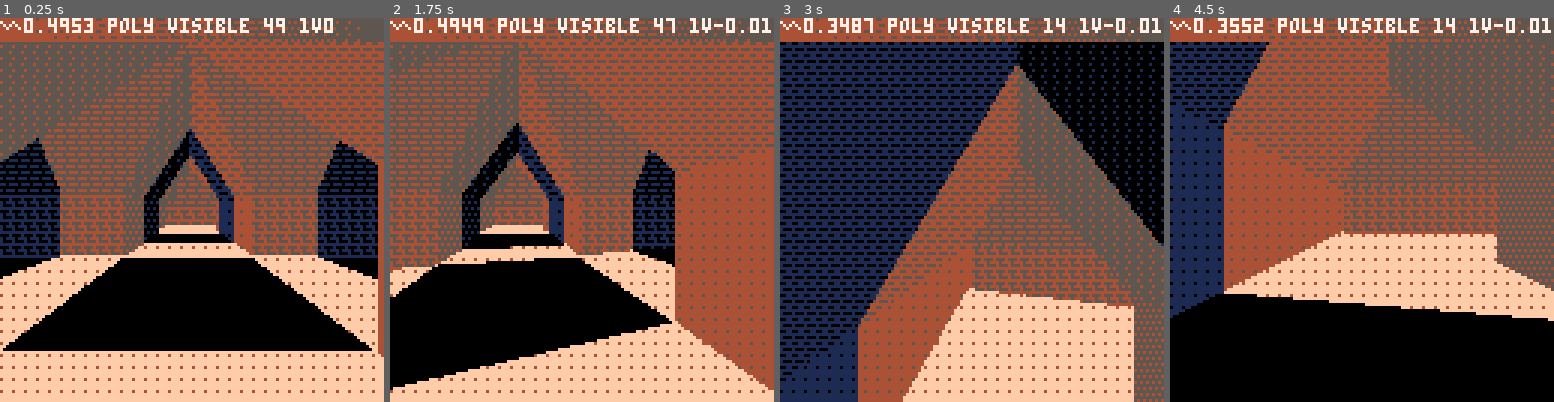
Above: before the commit, frames 1-4 (left to right).
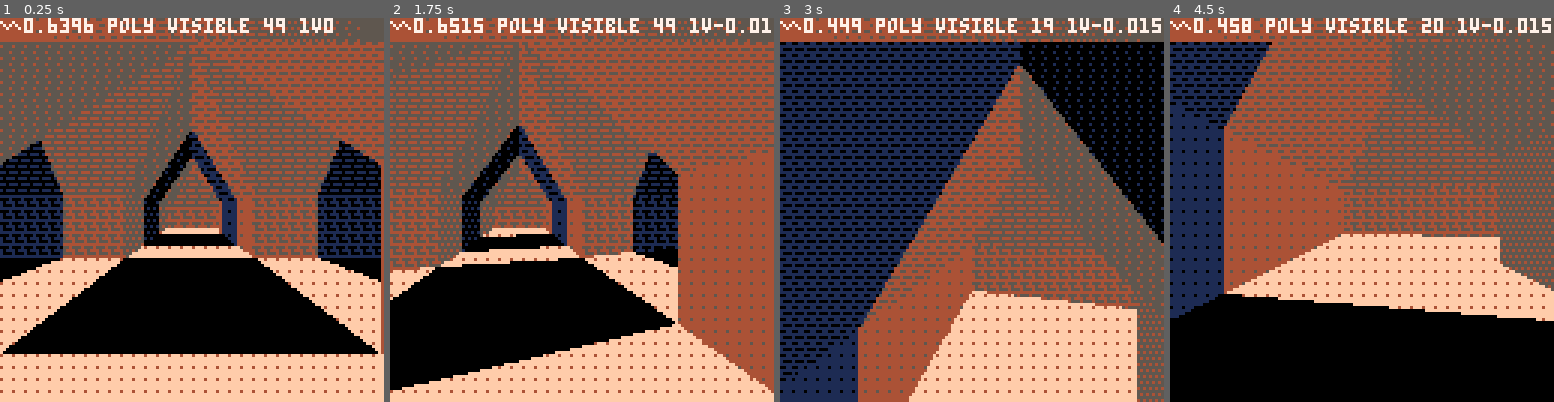
Above: after the commit, the same moments.

Repository: yourykiki/pico8
Game: PICO-8 cartridge temple.p8
Same seed, same stepped clock (60 frames per second), same inputs: the game is played once before the commit and once after it.
Inputs:
- Up to frame 1 (0.25 s): no input
- Up to frame 2 (1.75 s): hold Right from 1.6 s (still down)
- Up to frame 3 (3 s): release Right at 2.1 s; hold Up 2.15-2.42 s; hold Right from 2.47 s (still down)
- Up to frame 4 (4.5 s): release Right at 3.03 s; hold Left 3.08-3.58 s; hold Down 3.63-3.97 s; hold Right from 4.02 s (still down)

The runs differ from the first frame. In frame 1, 3.4% of the frame differs, in the area x 0-100%, y 0-89%; in frame 2, 2.6%; in frame 3, 3.3%; in frame 4, 2.5%.

Commit message:
polyfill test

Diff:
--- a/temple.p8
+++ b/temple.p8
@@ -364,31 +364,34 @@
  -- fixme
  for j=#vispolys,1,-1 do
   local ipoly=vispolys[j].poly
-  local v1,v2,v3,v4,c,idx=
-	  proj[ipoly[1]],
-	  proj[ipoly[2]],
-	  proj[ipoly[3]],
-	  proj[ipoly[4]],
-	  ipoly[#ipoly-1],
+--p  local v1,v2,v3,v4,c,idx=
+--p	  proj[ipoly[1]],
+--p	  proj[ipoly[2]],
+--p	  proj[ipoly[3]],
+--p	  proj[ipoly[4]],
+  local v,c,idx={},
+   ipoly[#ipoly-1],
 	  ipoly[#ipoly]
 
+		for i=1,#ipoly-2 do
+		 v[i]=proj[ipoly[i]]
+  end
   --color and dither
   color(c)
   local ptn=v_dot(_norms[idx],lgt)
   ptn=flr(ptn*8+8)
   fillp(dith2[flr(ptn)])
-  tri(v1[1],v1[2],v2[1],v2[2],v3[1],v3[2],c)
-  tri(v1[1],v1[2],v3[1],v3[2],v4[1],v4[2],c)
-  if #ipoly>6 then
-   local v5=proj[ipoly[5]]
-   tri(v1[1],v1[2],v4[1],v4[2],v5[1],v5[2],c)
-   --print"yeah"
-  end
+  --filling
+  polyfill(v,c)
+--p  tri(v1[1],v1[2],v2[1],v2[2],v3[1],v3[2],c)
+--p  tri(v1[1],v1[2],v3[1],v3[2],v4[1],v4[2],c)
+--p  if #ipoly>6 then
+--p   local v5=proj[ipoly[5]]
+--p   tri(v1[1],v1[2],v4[1],v4[2],v5[1],v5[2],c)
+--p  end
 --
 --fillp()
---line(64+w1[1],128-w1[3],64+w2[1],128-w2[3],8)
---line(64+w3[1],128-w3[3])
---line(64+w1[1],128-w1[3])
+
   -- wireframe
   fillp()
   if wf then
@@ -419,14 +422,14 @@
    .."v"..cam.avel
    ,0,0,7)
 --print("nodes "..#nodes.polys)
- print""
+-- print""
 -- for k,v in pairs(cpu) do
 --  print(k.."  "..v)
 -- end
 end
 
 -->8
--- @p01
+-- rasterization @p01
 function p01_trapeze_h(l,r,lt,rt,y0,y1)
  lt,rt=(lt-l)/(y1-y0),(rt-r)/(y1-y0)
  if(y0<0)l,r,y0=l-y0*lt,r-y0*rt,0
@@ -469,6 +472,45 @@
   p01_trapeze_w(y1,col,y2,y2,x1,x2)
  end
 -- flip()
+end
+
+-- @fred72 polyfill
+function polyfill(v,c)
+ local p0,nodes=v[#v],{}
+ local x0,y0=p0[1],p0[2]
+ for i=1,#v do
+  local p1=v[i]
+  local x1,y1=p1[1],p1[2]
+  local _x1,_y1=x1,y1
+  if(y0>y1) x0,y0,x1,y1=x1,y1,x0,y0
+  local dy=y1-y0
+  local dx=(x1-x0)/dy
+  if(y0<0) x0-=y0*dx y0=0
+  local cy0=ceil(y0)
+  -- sub-pix shift
+  local sy=cy0-y0
+  x0+=sy*dx
+
+  for y=cy0,min(ceil(y1)-1,127) do
+   local x=nodes[y]
+   if x then
+    -- rectfill(x[1],y,x0,y,7)
+    -- backup current edge values
+    local a,b=x,x0
+    if(a>b) a,b=b,a
+
+    local x0,x1=
+     ceil(a),min(ceil(b)-1,127)
+    if x0<=x1 then
+     rectfill(x0,y,x1,y,c)
+    end
+   else
+    nodes[y]=x0
+   end
+   x0+=dx
+  end
+  x0,y0=_x1,_y1
+ end
 end
 -->8
 -- @fred72 3d utils and more
@@ -645,7 +687,7 @@
  add(res,polyidx[5])
  add(res,polyidx[6])
 
- if (#res>=6) return res
+ if (#res>=5) return res
  return nil
 end
 
